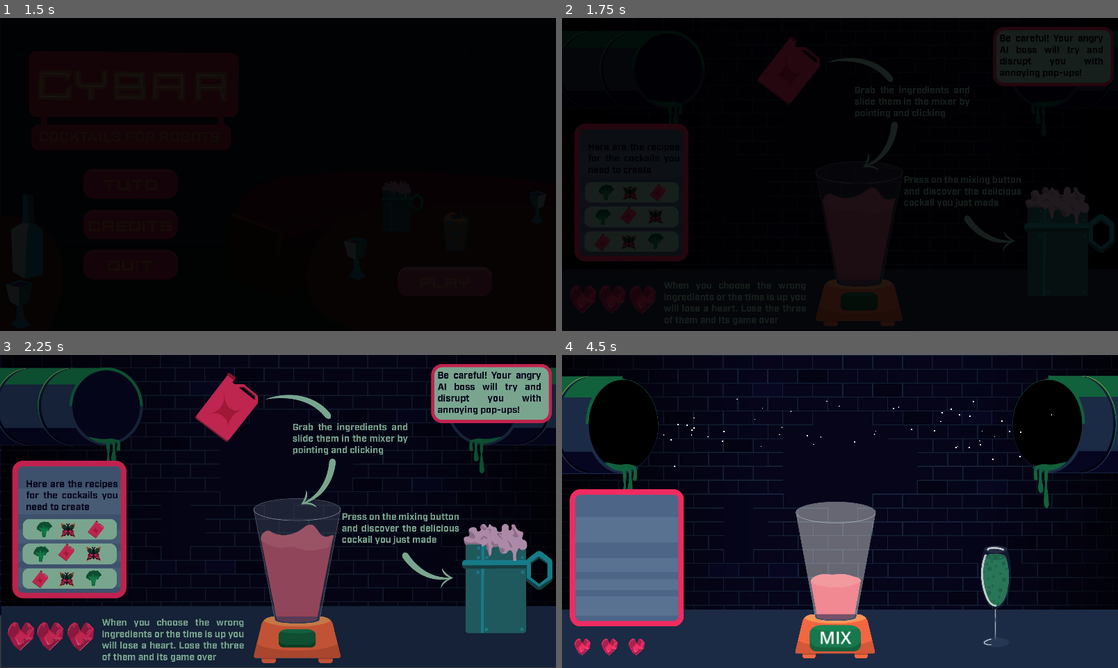
Above: before the commit, frames 1-4 (two rows, left to right).
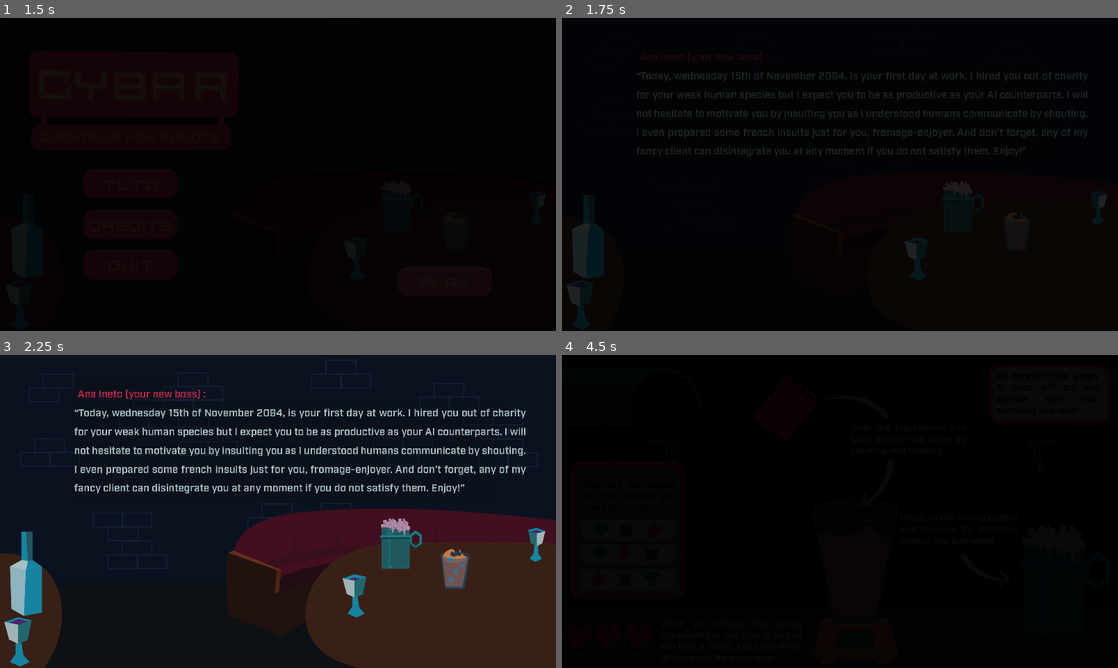
Above: after the commit, the same moments.

Repository: Daxidz/orbital-5-cyberpunk
Game: Godot game, scene res://src/scene_manager.tscn
Same seed, same stepped clock (60 frames per second), same inputs: the game is played once before the commit and once after it.
Inputs (mouse positions are in pixels of both pictures, inside the frame that each line leads up to):
- Up to frame 1 (1.5 s): click (444, 280) at 0.5 s; click (444, 280) at 1.25 s
- Up to frame 2 (1.75 s): no input
- Up to frame 3 (2.25 s): click (127, 520) at 2 s
- Up to frame 4 (4.5 s): click (689, 520) at 2.77 s; click (834, 636) at 3.52 s; click (834, 636) at 4.27 s

Frame 1 is identical in both runs. In frame 2, 15% of the frame differs, in the area x 0-100%, y 2-99%; in frame 3, 60%; in frame 4, 62%, in the area x 0-100%, y 0-100%.

Commit message:
yay

Diff:
--- a/src/scene_manager.gd
+++ b/src/scene_manager.gd
@@ -23,6 +23,9 @@
 			$AnimationPlayer.play("fade_in")
 		elif state == 7 or state == 8:
 			state = 10
+			$AnimationPlayer.play("fade_in")
+		elif state == 11:
+#			state = 1
 			$AnimationPlayer.play("fade_in")
 
 
@@ -68,13 +71,23 @@
 			state = 0
 			$AnimationPlayer.play("fade_out")
 
+		elif state == 11:
+			state = 1
+			$Menu.visible = false
+			$Histoire.visible = false
+			$Tuto.visible = true
+			$AnimationPlayer.play("fade_out")
+
+		elif state == 12:
+			$Tuto.visible = true
+			$AnimationPlayer.play("fade_out")
+
 		elif state == 0:
-#			$Menu.show_tuto(true)
-			$Tuto.visible = true
+			$Histoire.visible = true
 			$DeathScreen.visible = false
 			$Credits.visible = false
 			$AnimationPlayer.play("fade_out")
-			state = 1
+			state = 11
 
 		elif state == 2:
 			main_scene_tmp.queue_free()
--- a/src/scene_manager.tscn
+++ b/src/scene_manager.tscn
@@ -6,6 +6,7 @@
 [ext_resource type="Texture2D" uid="uid://cv0h1swlp5rdf" path="res://res/img/ui/buttons/buttonMenu.svg" id="4_amn1g"]
 [ext_resource type="Texture2D" uid="uid://by507oo451gwm" path="res://res/img/ui/buttonMenuPush.png" id="5_8jeyd"]
 [ext_resource type="Texture2D" uid="uid://cr0r0qdlpfsci" path="res://res/img/ui/buttonMenuHover.svg" id="6_dekn1"]
+[ext_resource type="Texture2D" uid="uid://bbk2ej5u8vn4c" path="res://res/img/ui/histoireintro.png" id="7_pknof"]
 [ext_resource type="Texture2D" uid="uid://dg6knhop0kkjs" path="res://res/img/ui/tuto.png" id="7_u641i"]
 [ext_resource type="Texture2D" uid="uid://r4g7iaprgyx3" path="res://res/img/ui/credits.png" id="8_nvews"]
 
@@ -97,12 +98,20 @@
 texture_pressed = ExtResource("5_8jeyd")
 texture_hover = ExtResource("6_dekn1")
 
+[node name="Histoire" type="TextureRect" parent="."]
+visible = false
+offset_left = -4.0
+offset_top = 1.0
+offset_right = 36.0
+offset_bottom = 41.0
+texture = ExtResource("7_pknof")
+
 [node name="Tuto" type="TextureRect" parent="."]
 visible = false
-offset_left = -309.0
-offset_top = -5.0
-offset_right = -309.0
-offset_bottom = -5.0
+offset_left = -322.0
+offset_top = -3.0
+offset_right = 2333.0
+offset_bottom = 1082.0
 mouse_filter = 2
 texture = ExtResource("7_u641i")
 
Binary file added: res/img/ui/histoireintro.png
Not shown, added: res/img/ui/histoireintro.png.import
Not shown: 1 places in src/scene_manager.tscn that only renumber resources
